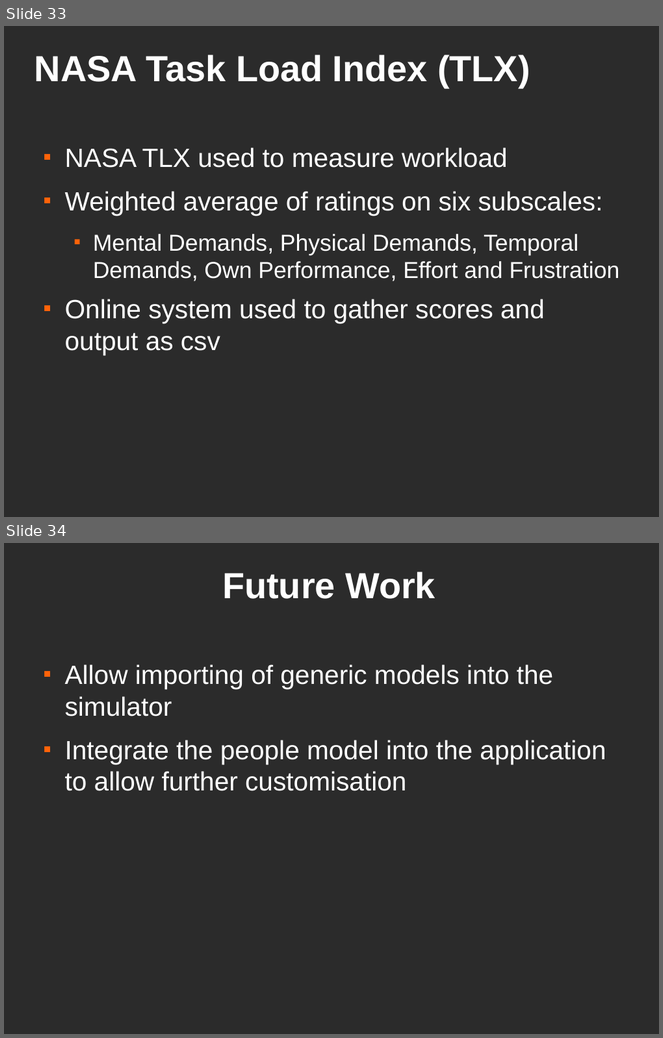
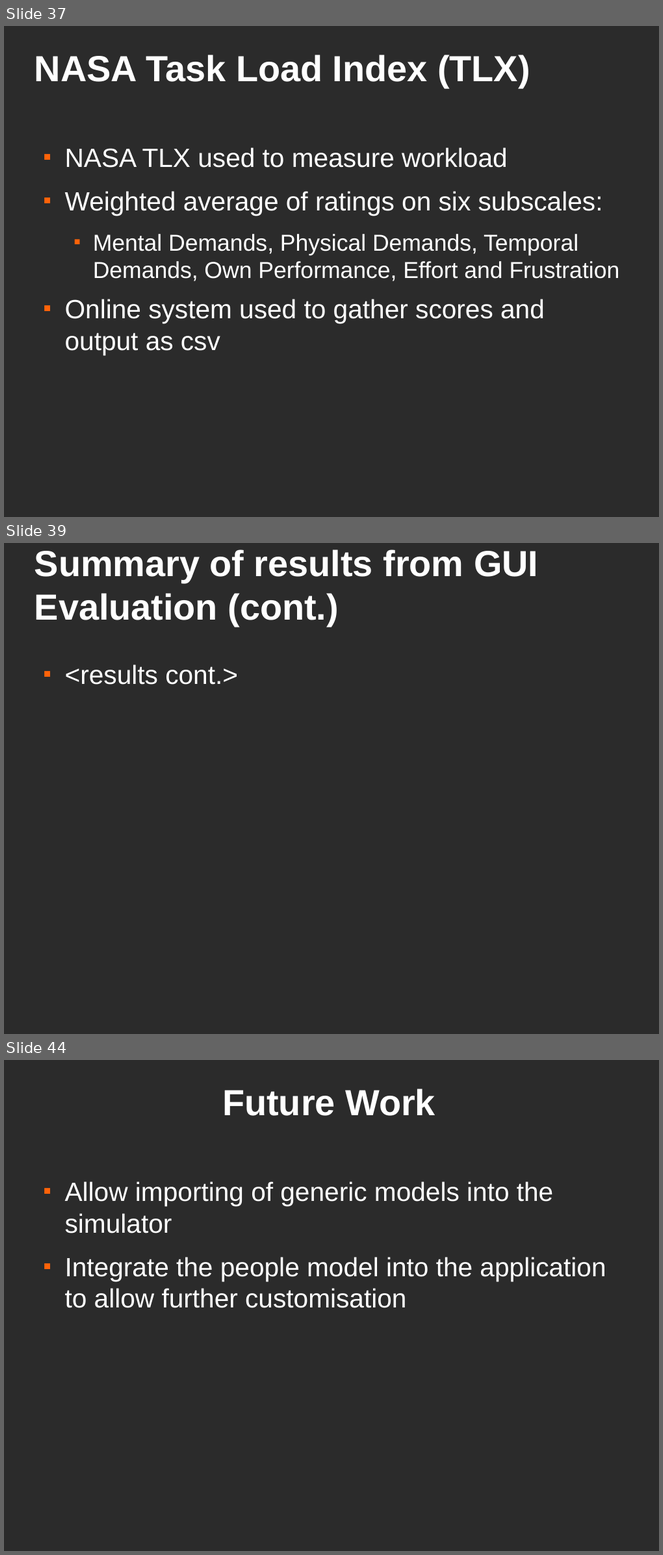
Before and after one commit to dantomosoiu/teamproject, a slide deck: Presentation/TeamProjectPresentation.odp. Shown one above the other, each under a label of ours: slides 33 and 34 before the commit, slides 37, 39 and 44 after it; the slides between them are not shown. The pictures are 663x1038 and 663x1555 pixels, drawn with LibreOffice and Linux fonts; fonts in the diff are those of the drawing; background and template pictures are left out; a plain dark background stands for a picture behind light text. Boxes give left, top, right and bottom in pixels: in the first picture for what was removed or moved away, otherwise in the second. Text is boxed around its words. In the diff, an @@ line names an element or a change of style, - is before the commit and + after.

```diff
--- a/Presentation/TeamProjectPresentation.odp
+++ b/Presentation/TeamProjectPresentation.odp
@@ slide 39 added at (4, 543, 659, 1034), background picture (left out) @@
@@ title added at (35, 549, 538, 626), 44 pt, text #FFFFFF, bold @@
+Summary of results from GUI Evaluation (cont.)
@@ text added at (65, 665, 238, 685), 32 pt, text #FFFFFF @@
+■ <results cont.>
@@ what was slide 33 is now slide 37 @@
@@ what was slide 34 is now slide 44 @@
```
Also in this commit, not shown: 5 slides changed, 11 other slides added, 1 slide removed.
